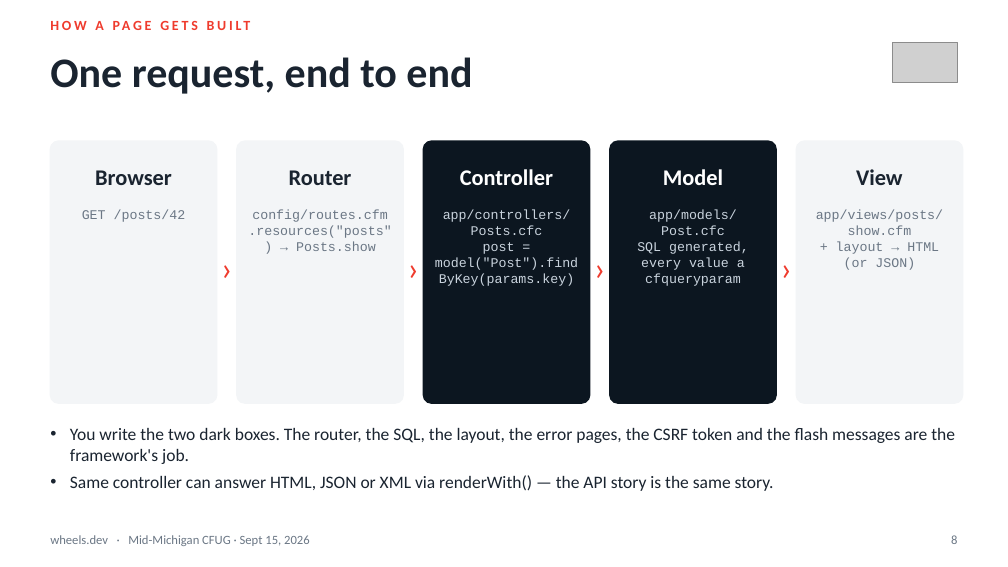
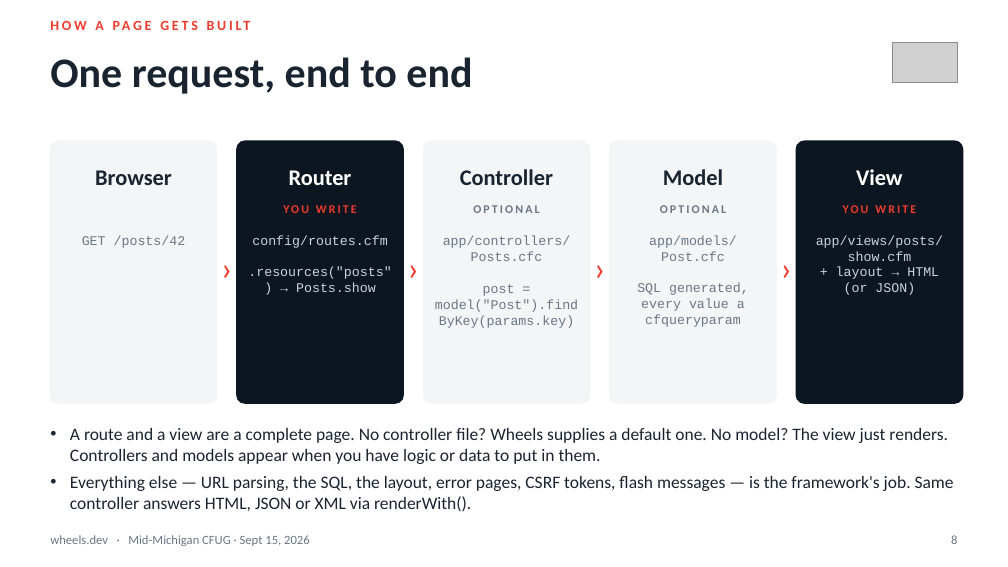
Before and after one commit to cfwheels/cfwheels, a slide deck: slide 8 of docs/presentations/cfug-2026-09-15/wheels-rails-style-cfml-mmcfug-2026-09-15.pptx. Drawn at 1008x567 pixels with LibreOffice and Linux fonts; fonts in the diff are those of the drawing; grey boxes stand for pictures. Boxes give left, top, right and bottom in pixels: in the first picture for what was removed or moved away, otherwise in the second. Text is boxed around its words. In the diff, an @@ line names an element or a change of style, - is before the commit and + after.

Commit message:
Update wheels-rails-style-cfml-mmcfug-2026-09-15.pptx
presentation

```diff
--- a/docs/presentations/cfug-2026-09-15/wheels-rails-style-cfml-mmcfug-2026-09-15.pptx
+++ b/docs/presentations/cfug-2026-09-15/wheels-rails-style-cfml-mmcfug-2026-09-15.pptx
@@ rounded rectangle at [237,141,403,403]: fill #F3F5F7 to #0C1620; outline #F3F5F7 1 pt to #0C1620 1 pt @@
@@ rounded rectangle at [423,141,590,403]: fill #0C1620 to #F3F5F7; outline #0C1620 1 pt to #F3F5F7 1 pt @@
@@ rounded rectangle at [610,141,776,403]: fill #0C1620 to #F3F5F7; outline #0C1620 1 pt to #F3F5F7 1 pt @@
@@ rounded rectangle at [796,141,963,403]: fill #F3F5F7 to #0C1620; outline #F3F5F7 1 pt to #0C1620 1 pt @@
@@ text "Router" at [289,170,352,185]: text colour #1A2430 to #FFFFFF @@
@@ text "Controller" at [460,169,553,185]: text colour #FFFFFF to #1A2430 @@
@@ text "Model" at [663,169,723,185]: text colour #FFFFFF to #1A2430 @@
@@ text "View" at [856,169,902,185]: text colour #1A2430 to #FFFFFF @@
@@ text added at [473,205,539,213], 8.5 pt, text #6B7785, bold @@
+OPTIONAL
@@ text added at [660,205,726,213], 8.5 pt, text #6B7785, bold @@
+OPTIONAL
@@ text added at [806,197,953,222], 8.5 pt, text #EF3B2D, bold @@
+YOU WRITE
@@ text "GET /posts/42": place and size @@
-text "GET /posts/42" at [82,210,186,222]
+text "GET /posts/42" at [82,235,186,248]
@@ text "config/routes.cfm": place and size @@
-text "config/routes.cfm" at [248,210,391,251]
+text "config/routes.cfm" at [248,235,391,292]
@@ text "config/routes.cfm" at [248,235,391,292]: text colour #6B7785 to #C9D3DD @@
@@ text "app/controllers/ Posts.cfc": place and size @@
-text "app/controllers/ Posts.cfc" at [435,210,578,286]
+text "app/controllers/ Posts.cfc" at [435,235,578,328]
@@ text at [443,235,570,261]: text changed; text colour #C9D3DD to #6B7785 @@
-app/controllers/Posts.cfc
+app/controllers/
+Posts.cfc
@@ text "app/models/ Post.cfc": place and size @@
-text "app/models/ Post.cfc" at [637,210,749,286]
+text "app/models/ Post.cfc" at [637,235,749,327]
@@ text at [649,235,737,261]: text changed; text colour #C9D3DD to #6B7785 @@
-app/models/Post.cfc
+app/models/
+Post.cfc
@@ text "app/views/posts/ show.cfm": place and size @@
-text "app/views/posts/ show.cfm" at [816,210,943,270]
+text "app/views/posts/ show.cfm" at [816,235,943,295]
@@ text at [816,235,943,261]: text changed; text colour #6B7785 to #C9D3DD @@
-app/views/posts/show.cfm
+app/views/posts/
+show.cfm
@@ text at [836,267,939,295]: text colour #6B7785 to #C9D3DD in "+ layout → HTML (or JSON)" @@
@@ text at [435,284,578,328]: text colour #C9D3DD to #6B7785 in "post = model("Post").findByKey(params.key)" @@
@@ text at [637,283,749,327]: text colour #C9D3DD to #6B7785 in "SQL generated, every value a cfqueryparam" @@
@@ text at [70,428,954,511]: text changed @@
-• You write the two dark boxes. The router, the SQL, the layout, the error pages, the CSRF token and the flash messages are the framework's job.
-• Same controller can answer HTML, JSON or XML via renderWith() — the API story is the same story.
+• A route and a view are a complete page. No controller file? Wheels supplies a default one. No model? The view just renders. Controllers and models appear when you have logic or data to put in them.
+• Everything else — URL parsing, the SQL, the layout, error pages, CSRF tokens, flash messages — is the framework's job. Same controller answers HTML, JSON or XML via renderWith().
@@ text added at [335,452,361,464], 8.5 pt, text #EF3B2D, bold @@
+YOU WRITE
```
Also in this commit, not shown: 22 other slides changed.
